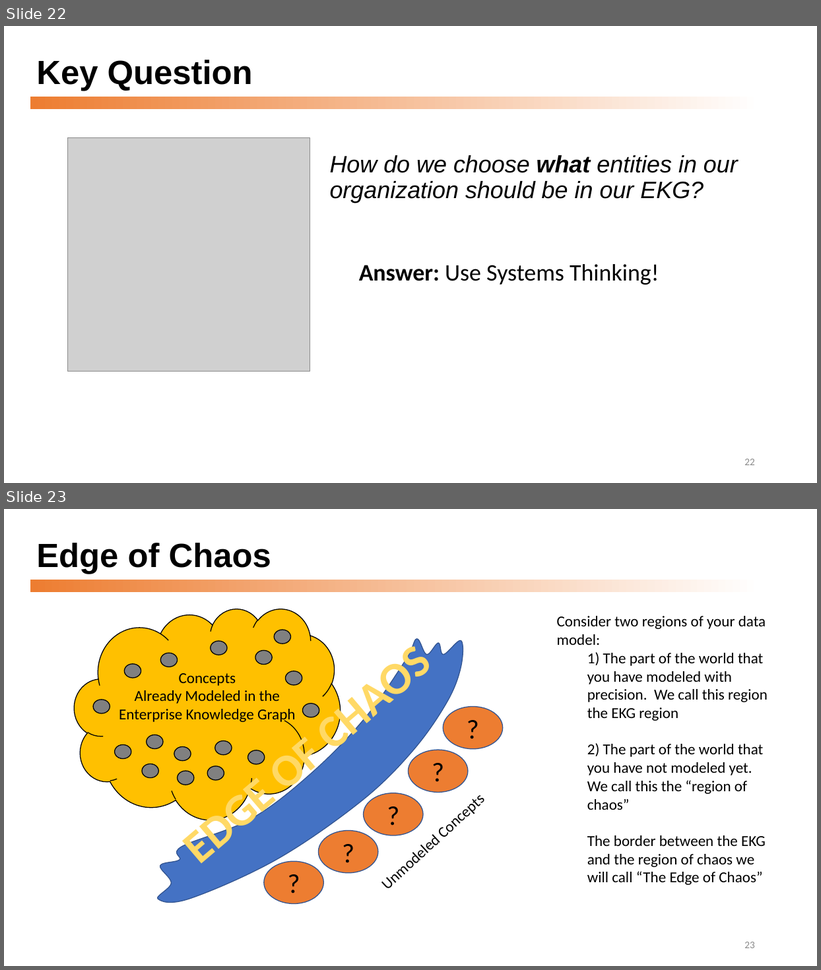
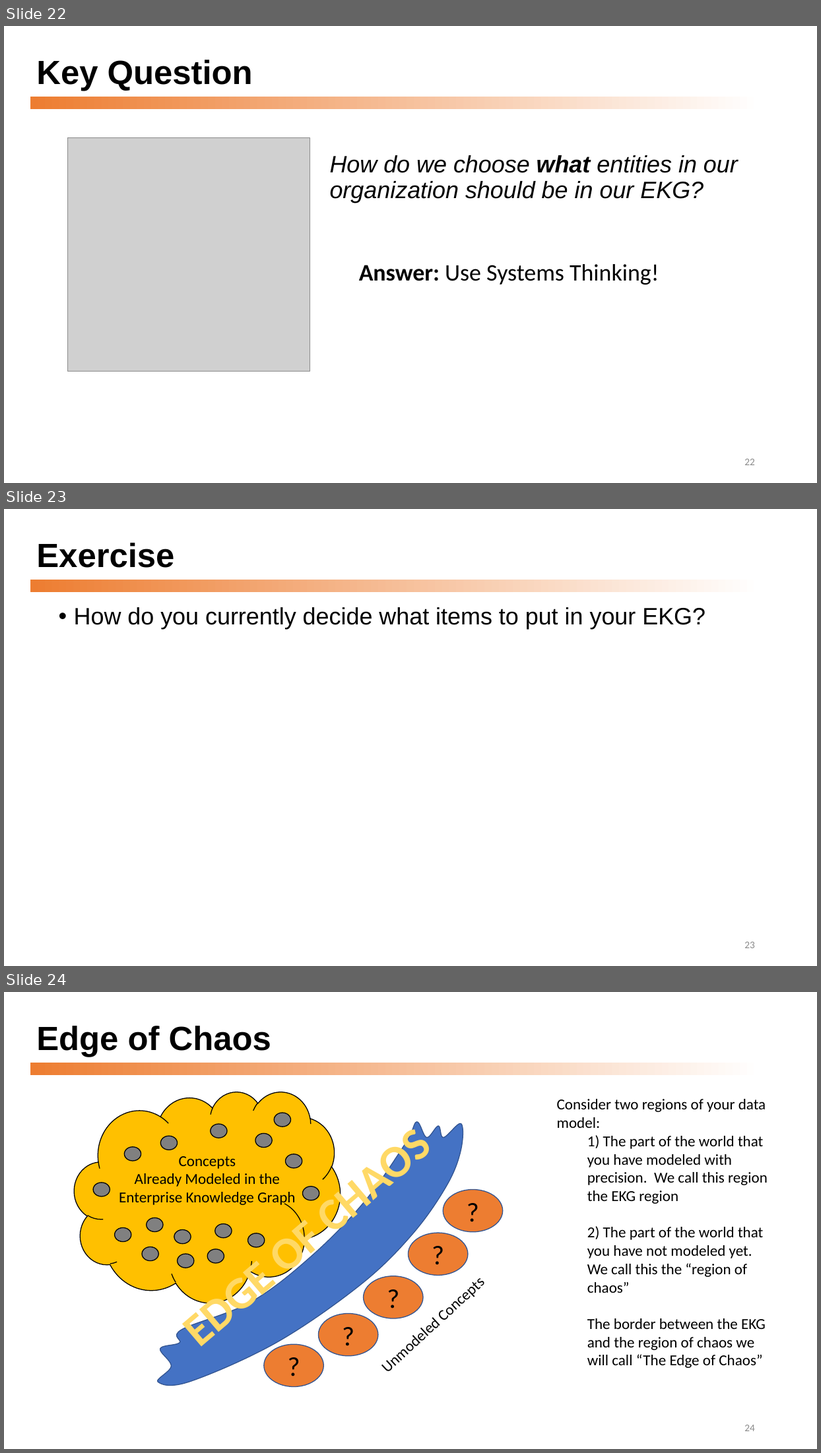
Before and after one commit to dmccreary/graph-systems-thinking, a slide deck: docs/presentations/Graph-Systems-Thinking-Half-Day-Workshop.pptx. Shown one above the other, each under a label of ours: slides 22 and 23 before the commit, slides 22, 23 and 24 after it. The pictures are 821x970 and 821x1453 pixels, drawn with LibreOffice and Linux fonts; fonts in the diff are those of the drawing; grey boxes stand for pictures. Boxes give left, top, right and bottom in pixels: in the first picture for what was removed or moved away, otherwise in the second. Text is boxed around its words. In the diff, an @@ line names an element or a change of style, - is before the commit and + after.

```diff
--- a/docs/presentations/Graph-Systems-Thinking-Half-Day-Workshop.pptx
+++ b/docs/presentations/Graph-Systems-Thinking-Half-Day-Workshop.pptx
@@ slide 23 added at [4,509,817,966], background #FFFFFF; not listed: 1 template element that a slide beside it also shows @@
@@ title added at [36,543,174,568], 39.6 pt, text #000000, bold @@
+Exercise
@@ text added at [74,607,706,629], 28 pt, text #000000 @@
+• How do you currently decide what items to put in your EKG?
@@ page number added at [745,942,755,949], 12 pt, text #8C8C8C @@
+23
@@ what was slide 23 is now slide 24 @@
@@ page number at [745,1425,755,1432]: text changed @@
-23
+24
```
Also in this commit, not shown: 6 slides changed, 2 other slides added, 1 other file.
